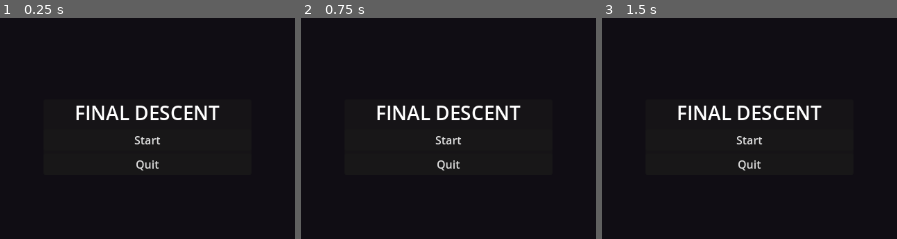
Above: before the commit, frames 1-3 (left to right).
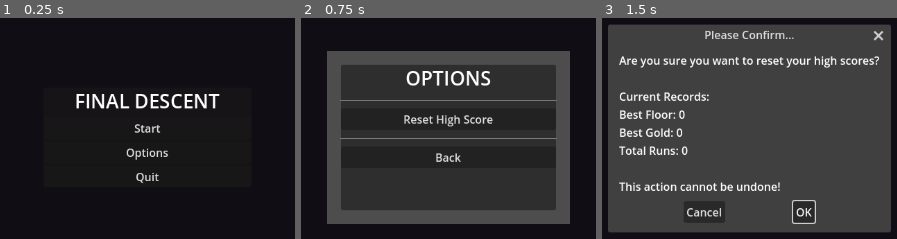
Above: after the commit, the same moments.

Repository: jhaakma/final-descent
Game: Godot game, scene res://scenes/Main.tscn
The game is run twice, just before and just after one commit, with the same random seed, the same clock (stepped at 60 frames per second) and the same inputs.
Inputs (mouse positions are in pixels of both pictures, inside the frame that each line leads up to):
- Up to frame 1 (0.25 s): no input
- Up to frame 2 (0.75 s): click (448, 152) at 0.5 s, where only the run after the commit has a clickable "Options"
- Up to frame 3 (1.5 s): click (749, 119) at 1.25 s, where only the run after the commit has a clickable "Reset High Score"

The runs differ from the first frame. In frame 1, 4.0% of the frame differs, in the area x 25-75%, y 34-75%; in frame 2, 45%; in frame 3, 89%, in the area x 2-98%, y 3-97%.

Commit message:
Add Options Button

Diff:
--- /dev/null
+++ b/components/options_handler.gd
@@ -0,0 +1,22 @@
+# components/OptionsHandler.gd
+class_name OptionsHandler extends RefCounted
+
+# Signal to notify when an option has been executed
+signal option_executed(option_name: String, success: bool, message: String)
+
+# Reset high score functionality
+func reset_high_score() -> void:
+    StatsManager.reset_all_stats()
+    emit_signal("option_executed", "reset_high_score", true, "High scores have been reset successfully!")
+
+# Get current high score stats for display
+func get_high_score_info() -> Dictionary:
+    var stats = StatsManager.get_stats()
+    return {
+        "best_floor": stats.best_floor_reached,
+        "best_gold": stats.best_gold_earned,
+        "total_runs": stats.total_runs
+    }
+
+# Future options can be added here following SRP
+# Each option should be a separate method with a clear purpose
--- a/game_state.gd
+++ b/game_state.gd
@@ -57,9 +57,7 @@
     current_floor += 1
 
     # Process both buffs and status effects when entering a new room
-    var expired_buffs = player.process_buff_turns()
-    for buff in expired_buffs:
-        LogManager.log_warning("Buff expired: %s" % buff.name)
+    player.process_buff_turns()
 
     # Process status effects and apply their effects
     var status_results = process_player_status_effects()
--- /dev/null
+++ b/popups/OptionsPopup.tscn
@@ -0,0 +1,60 @@
+[gd_scene load_steps=3 format=3 uid="uid://bvqlqf7qkx2wg"]
+
+[ext_resource type="Script" path="res://popups/options_popup.gd" id="1_s8r3q"]
+[ext_resource type="Theme" uid="uid://ch0ahyx502rlq" path="res://theme.tres" id="2_x7k9p"]
+
+[node name="OptionsPopup" type="Window"]
+initial_position = 2
+size = Vector2i(350, 250)
+wrap_controls = true
+transient = true
+exclusive = true
+borderless = true
+script = ExtResource("1_s8r3q")
+
+[node name="MarginContainer" type="MarginContainer" parent="."]
+custom_minimum_size = Vector2(350, 0)
+anchors_preset = 15
+anchor_right = 1.0
+anchor_bottom = 1.0
+grow_horizontal = 2
+grow_vertical = 2
+theme = ExtResource("2_x7k9p")
+theme_override_constants/margin_left = 20
+theme_override_constants/margin_top = 20
+theme_override_constants/margin_right = 20
+theme_override_constants/margin_bottom = 20
+
+[node name="PanelContainer" type="PanelContainer" parent="MarginContainer"]
+layout_mode = 2
+
+[node name="VBoxContainer" type="VBoxContainer" parent="MarginContainer/PanelContainer"]
+layout_mode = 2
+theme_override_constants/separation = 10
+
+[node name="TitleLabel" type="Label" parent="MarginContainer/PanelContainer/VBoxContainer"]
+unique_name_in_owner = true
+layout_mode = 2
+theme_type_variation = &"HeaderLarge"
+text = "OPTIONS"
+horizontal_alignment = 1
+
+[node name="HSeparator" type="HSeparator" parent="MarginContainer/PanelContainer/VBoxContainer"]
+layout_mode = 2
+
+[node name="OptionsContainer" type="VBoxContainer" parent="MarginContainer/PanelContainer/VBoxContainer"]
+unique_name_in_owner = true
+layout_mode = 2
+theme_override_constants/separation = 5
+
+[node name="HSeparator2" type="HSeparator" parent="MarginContainer/PanelContainer/VBoxContainer"]
+layout_mode = 2
+
+[node name="BackBtn" type="Button" parent="MarginContainer/PanelContainer/VBoxContainer"]
+unique_name_in_owner = true
+layout_mode = 2
+text = "Back"
+
+[node name="ConfirmationDialog" type="ConfirmationDialog" parent="."]
+unique_name_in_owner = true
+initial_position = 2
--- /dev/null
+++ b/popups/options_popup.gd
@@ -0,0 +1,85 @@
+# popups/options_popup.gd
+class_name OptionsPopup extends BasePopup
+
+# Signals
+signal popup_closed()
+
+# UI Components
+@onready var title_label: Label = %TitleLabel
+@onready var options_container: VBoxContainer = %OptionsContainer
+@onready var back_btn: Button = %BackBtn
+@onready var confirmation_dialog: ConfirmationDialog = %ConfirmationDialog
+
+# Components following composition pattern
+var options_handler: OptionsHandler
+
+# Button references for management
+var reset_high_score_btn: Button
+
+func _ready() -> void:
+    # Initialize components
+    options_handler = OptionsHandler.new()
+    options_handler.option_executed.connect(_on_option_executed)
+
+    # Connect back button
+    back_btn.pressed.connect(_on_back_pressed)
+
+    # Setup the options UI
+    _setup_options_ui()
+
+    # Center the popup on screen
+    _center_on_screen_after_frame()
+
+func _setup_options_ui() -> void:
+    # Clear any existing options
+    for child in options_container.get_children():
+        child.queue_free()
+
+    # Add Reset High Score option
+    reset_high_score_btn = Button.new()
+    reset_high_score_btn.text = "Reset High Score"
+    reset_high_score_btn.pressed.connect(_on_reset_high_score_pressed)
+    options_container.add_child(reset_high_score_btn)
+
+    # Future options can be added here
+
+func _on_reset_high_score_pressed() -> void:
+    # Show confirmation dialog
+    var stats = options_handler.get_high_score_info()
+    var message = "Are you sure you want to reset your high scores?\n\n"
+    message += "Current Records:\n"
+    message += "Best Floor: %d\n" % stats.best_floor
+    message += "Best Gold: %d\n" % stats.best_gold
+    message += "Total Runs: %d\n\n" % stats.total_runs
+    message += "This action cannot be undone!"
+
+    confirmation_dialog.dialog_text = message
+    confirmation_dialog.popup_centered()
+
+    # Connect the confirmation signal if not already connected
+    if not confirmation_dialog.confirmed.is_connected(_on_reset_confirmed):
+        confirmation_dialog.confirmed.connect(_on_reset_confirmed)
+
+func _on_reset_confirmed() -> void:
+    options_handler.reset_high_score()
+
+func _on_option_executed(_option_name: String, _success: bool, message: String) -> void:
+    # Show result message to user
+    var result_dialog = AcceptDialog.new()
+    result_dialog.title = "Success"
+    result_dialog.dialog_text = message
+    add_child(result_dialog)
+    result_dialog.popup_centered()
+
+    # Clean up the dialog after it's closed
+    result_dialog.confirmed.connect(func(): result_dialog.queue_free())
+
+func _on_back_pressed() -> void:
+    emit_signal("popup_closed")
+    queue_free()
+
+# Clean up when popup is removed
+func _exit_tree() -> void:
+    # OptionsHandler extends RefCounted and will be automatically cleaned up
+    # when the popup is destroyed, so no manual cleanup needed
+    pass
--- a/screens/TitleScreen.tscn
+++ b/screens/TitleScreen.tscn
@@ -3,7 +3,7 @@
 [ext_resource type="Script" uid="uid://ynao84b0jakv" path="res://screens/title_screen.gd" id="1_lywbp"]
 [ext_resource type="Theme" uid="uid://ch0ahyx502rlq" path="res://theme.tres" id="2_dmk5c"]
 
-[node name="TitleScene" type="Control" node_paths=PackedStringArray("start_btn", "quit_btn")]
+[node name="TitleScene" type="Control"]
 layout_mode = 3
 anchors_preset = 15
 anchor_right = 1.0
@@ -11,8 +11,6 @@
 grow_horizontal = 2
 grow_vertical = 2
 script = ExtResource("1_lywbp")
-start_btn = NodePath("CenterContainer/MarginContainer/PanelContainer/VBoxContainer/Start")
-quit_btn = NodePath("CenterContainer/MarginContainer/PanelContainer/VBoxContainer/Quit")
 
 [node name="ColorRect" type="ColorRect" parent="."]
 layout_mode = 1
@@ -48,10 +46,17 @@
 text = "FINAL DESCENT"
 horizontal_alignment = 1
 
-[node name="Start" type="Button" parent="CenterContainer/MarginContainer/PanelContainer/VBoxContainer"]
+[node name="StartBtn" type="Button" parent="CenterContainer/MarginContainer/PanelContainer/VBoxContainer"]
+unique_name_in_owner = true
 layout_mode = 2
 text = "Start"
 
-[node name="Quit" type="Button" parent="CenterContainer/MarginContainer/PanelContainer/VBoxContainer"]
+[node name="OptionsBtn" type="Button" parent="CenterContainer/MarginContainer/PanelContainer/VBoxContainer"]
+unique_name_in_owner = true
+layout_mode = 2
+text = "Options"
+
+[node name="QuitBtn" type="Button" parent="CenterContainer/MarginContainer/PanelContainer/VBoxContainer"]
+unique_name_in_owner = true
 layout_mode = 2
 text = "Quit"
--- a/screens/title_screen.gd
+++ b/screens/title_screen.gd
@@ -2,9 +2,27 @@
 class_name TitleScreen extends Control
 signal start_requested
 
-@export var start_btn: Button
-@export var quit_btn: Button
+@onready var start_btn: Button = %StartBtn
+@onready var options_btn: Button = %OptionsBtn
+@onready var quit_btn: Button = %QuitBtn
+
+# Options popup scene
+var options_popup_scene = preload("res://popups/OptionsPopup.tscn")
+var current_options_popup = null
 
 func _ready() -> void:
     start_btn.pressed.connect(func(): emit_signal("start_requested"))
+    options_btn.pressed.connect(_on_options_pressed)
     quit_btn.pressed.connect(get_tree().quit)
+
+func _on_options_pressed() -> void:
+    if current_options_popup:
+        return  # Prevent multiple instances
+
+    # Create and show options popup
+    current_options_popup = options_popup_scene.instantiate()
+    current_options_popup.popup_closed.connect(_on_options_popup_closed)
+    get_tree().current_scene.add_child(current_options_popup)
+
+func _on_options_popup_closed() -> void:
+    current_options_popup = null
Not shown, added: components/options_handler.gd.uid
Not shown, added: popups/options_popup.gd.uid
Not shown, added: screens/options_menu.gd.uid
Not shown, changed: todo.md
